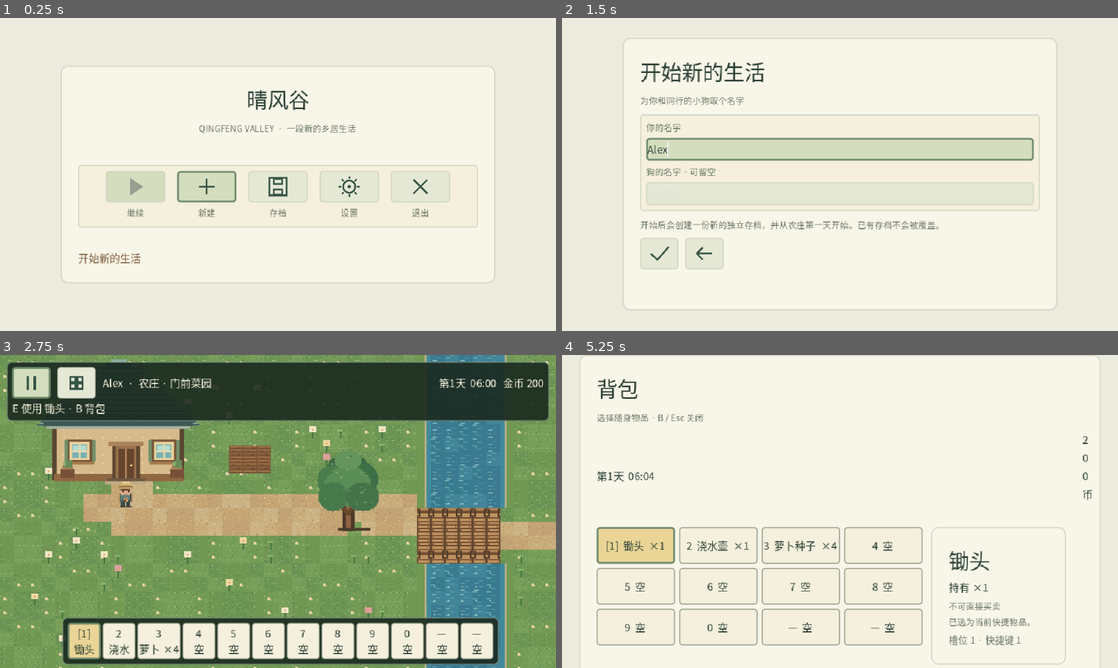
Above: before the commit, frames 1-4 (two rows, left to right).
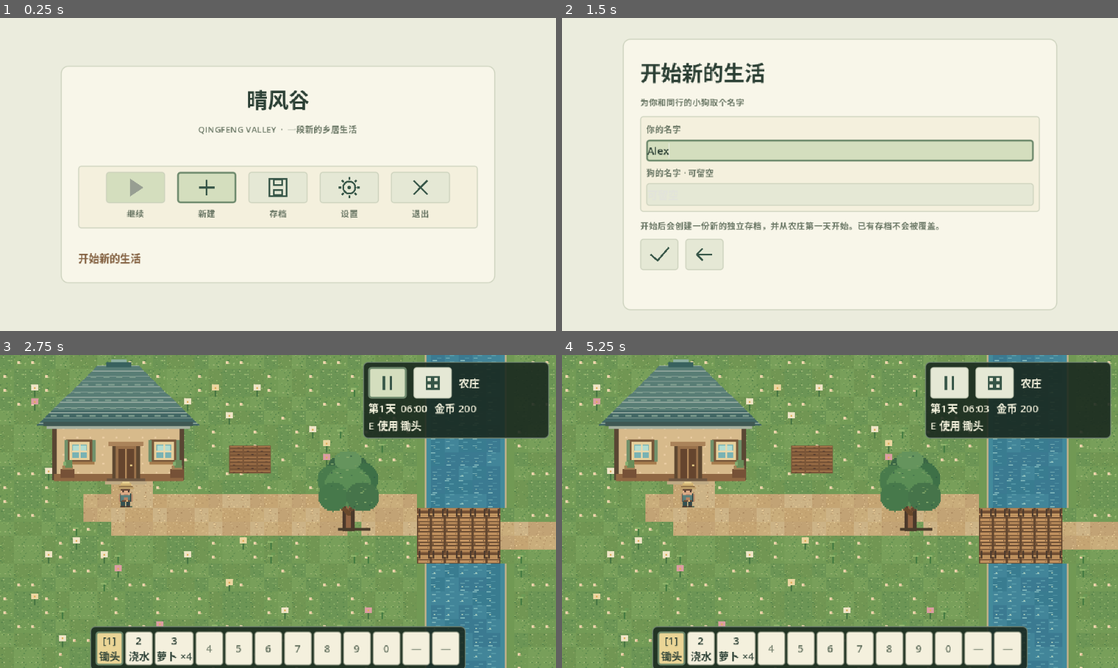
Above: after the commit, the same moments.

Repository: natefox2017/qingfeng
Game: Godot game, scene res://app/main.tscn
The game is run twice, just before and just after one commit, with the same random seed, the same clock (stepped at 60 frames per second) and the same inputs.
Inputs (mouse positions are in pixels of both pictures, inside the frame that each line leads up to):
- Up to frame 1 (0.25 s): no input
- Up to frame 2 (1.5 s): click (767, 187) at 0.52 s; click (840, 149) at 1.27 s; type "Alex" at 1.35 s
- Up to frame 3 (2.75 s): click (278, 530) at 1.5 s; type "Alex" at 1.58 s; click (100, 589) at 2.02 s
- Up to frame 4 (5.25 s): click (595, 383) at 2.77 s; click (951, 383) at 3.52 s; click (723, 602) at 4.27 s; click (639, 383) at 5.02 s

The runs differ from the first frame. In frame 1, 2.3% of the frame differs, in the area x 14-86%, y 22-79%; in frame 2, 4.9%; in frame 3, 25%; in frame 4, 94%, in the area x 0-100%, y 0-100%.

Commit message:
fix(n07): compact the gameplay HUD and stage pinned OFL CJK font import

Diff:
--- a/game/tests/hud_quickbar_test.gd
+++ b/game/tests/hud_quickbar_test.gd
@@ -56,6 +56,12 @@
 	await process_frame
 
 	check(view.hud_panel.visible and not view.panel.visible,"world HUD uses dedicated visible panel")
+	check(view.hud_panel.anchor_left==1.0 and view.hud_panel.custom_minimum_size.x<=220,"world status occupies a compact top-right corner, not a screen-width banner")
+	check(view.quickbar_panel.offset_right-view.quickbar_panel.offset_left<=440,"quickbar does not dominate the entire viewport")
+	var cjk: Font = view.theme.default_font
+	check(cjk != null and cjk.has_char("晴".unicode_at(0)) and cjk.has_char("谷".unicode_at(0)) and cjk.has_char("锄".unicode_at(0)),"bundled CJK font contains the game's visible Chinese characters")
+	var empty_slot := view.quickbar.get_child(1) as Button
+	check(empty_slot.text=="2" and empty_slot.tooltip_text.contains("空"),"empty quickbar slot is visually quiet while tooltip keeps its meaning")
 	check(view.quickbar_panel!=null and view.quickbar_panel.anchor_top==1.0,"quickbar panel is anchored to bottom")
 	check(view.quickbar!=null and view.quickbar.get_child_count()==12,"quickbar renders all twelve authoritative inventory slots")
 	var slot_one := view.quickbar.get_child(0) as Button
--- a/game/ui/pages/menu_view.gd
+++ b/game/ui/pages/menu_view.gd
@@ -39,7 +39,11 @@
 	subtitle=Label.new();UI_THEME.apply_text_role(subtitle,UI_THEME.ROLE_CAPTION);subtitle.autowrap_mode=TextServer.AUTOWRAP_WORD_SMART;column.add_child(subtitle)
 	body=VBoxContainer.new();body.add_theme_constant_override("separation",8);body.size_flags_vertical=Control.SIZE_EXPAND_FILL;column.add_child(body)
 	notice=Label.new();notice.autowrap_mode=TextServer.AUTOWRAP_WORD_SMART;UI_THEME.apply_text_role(notice,UI_THEME.ROLE_ERROR);column.add_child(notice)
-	hud_panel=PanelContainer.new();hud_panel.position=Vector2(8,8);hud_panel.custom_minimum_size=Vector2(624,0);hud_panel.add_theme_stylebox_override("panel",UI_THEME.hud_panel_style());hud_panel.visible=false;add_child(hud_panel)
+	hud_panel=PanelContainer.new()
+	hud_panel.anchor_left=1.0;hud_panel.anchor_right=1.0;hud_panel.anchor_top=0.0;hud_panel.anchor_bottom=0.0
+	hud_panel.offset_left=-222;hud_panel.offset_right=-8;hud_panel.offset_top=8;hud_panel.offset_bottom=8
+	hud_panel.custom_minimum_size=Vector2(214,0)
+	hud_panel.add_theme_stylebox_override("panel",UI_THEME.hud_panel_style());hud_panel.visible=false;add_child(hud_panel)
 	hud=VBoxContainer.new();hud.add_theme_constant_override("separation",2);hud_panel.add_child(hud)
 	file_dialog=FileDialog.new();file_dialog.file_mode=FileDialog.FILE_MODE_OPEN_FILE;file_dialog.access=FileDialog.ACCESS_FILESYSTEM;file_dialog.filters=PackedStringArray(["*.qfsave ; 晴风谷存档"]);file_dialog.title="选择要导入的存档";file_dialog.size=Vector2i(560,300)
 	file_dialog.theme=self.theme;add_child(file_dialog)
@@ -97,9 +101,11 @@
 		display_name = str(metadata.get("display_name",slot.item_id))
 		quantity = int(slot.quantity)
 	if compact:
-		var short_name := "空" if slot == null else display_name.left(2)
-		node.text = number_text+"\n"+short_name+("" if quantity <= 1 else " ×"+str(quantity))
+		var short_name := display_name.left(2)
+		node.text = number_text if slot == null else number_text+"\n"+short_name+("" if quantity <= 1 else " ×"+str(quantity))
 		node.custom_minimum_size = UI_THEME.QUICKBAR_SLOT_SIZE
+		if slot == null:
+			node.add_theme_color_override("font_color",UI_THEME.COLOR_MUTED)
 	else:
 		node.text = number_text+"  "+display_name+("" if quantity <= 0 else "  ×"+str(quantity))
 		node.custom_minimum_size = Vector2(90,42)
@@ -219,9 +225,9 @@
 	quickbar_panel.anchor_right=0.5
 	quickbar_panel.anchor_top=1.0
 	quickbar_panel.anchor_bottom=1.0
-	quickbar_panel.offset_left=-248
-	quickbar_panel.offset_right=248
-	quickbar_panel.offset_top=-58
+	quickbar_panel.offset_left=-216
+	quickbar_panel.offset_right=216
+	quickbar_panel.offset_top=-48
 	quickbar_panel.offset_bottom=-6
 	quickbar_panel.add_theme_stylebox_override("panel",UI_THEME.hud_panel_style())
 	add_child(quickbar_panel)
@@ -554,11 +560,12 @@
 			button(status,"pause","pause","暂停 / Esc")
 			if context.get("has_gameplay",false):
 				button(status,"inventory","inventory","背包 / B")
-			var text:=Label.new();text.text=context.get("player_name","")+"  ·  "+str(context.get("world_label","世界"));text.size_flags_horizontal=Control.SIZE_EXPAND_FILL;text.add_theme_color_override("font_color",UI_THEME.COLOR_HUD_TEXT);status.add_child(text)
+			var area:=Label.new();area.text=_space_display_name(String(context.get("space_id","")));area.size_flags_horizontal=Control.SIZE_EXPAND_FILL;area.add_theme_color_override("font_color",UI_THEME.COLOR_HUD_TEXT);status.add_child(area)
 			var gameplay: Dictionary = context.get("gameplay",{})
 			if gameplay.get("ok",false):
-				var clock_label:=Label.new();clock_label.text=_clock_text(gameplay.clock);clock_label.add_theme_color_override("font_color",UI_THEME.COLOR_HUD_TEXT);status.add_child(clock_label)
-				wallet_label=Label.new();wallet_label.text="金币 "+str(gameplay.wallet.money);wallet_label.add_theme_color_override("font_color",UI_THEME.COLOR_HUD_TEXT);status.add_child(wallet_label)
+				var stats:=row(hud)
+				var clock_label:=Label.new();clock_label.text=_clock_text(gameplay.clock);clock_label.add_theme_color_override("font_color",UI_THEME.COLOR_HUD_TEXT);stats.add_child(clock_label)
+				wallet_label=Label.new();wallet_label.text="金币 "+str(gameplay.wallet.money);wallet_label.add_theme_color_override("font_color",UI_THEME.COLOR_HUD_TEXT);stats.add_child(wallet_label)
 				var action_state: Dictionary = context.get("farm_action",{})
 				var hint:=Label.new()
 				if action_state.get("is_busy",false):
@@ -577,7 +584,7 @@
 						var selected_name:="空手"
 						if selected!=null:
 							selected_name=str(gameplay.items.get(String(selected.item_id),{}).get("display_name",selected.item_id))
-						hint.text="E 使用 "+selected_name+" · B 背包"
+						hint.text="E 使用 "+selected_name
 				hint.add_theme_color_override("font_color",UI_THEME.COLOR_HUD_TEXT);hud.add_child(hint)
 				_build_quickbar(gameplay)
 	if not context.get("error","").is_empty():notice.text=context.error
--- a/game/ui/theme/ui_theme.gd
+++ b/game/ui/theme/ui_theme.gd
@@ -1,6 +1,6 @@
 extends RefCounted
 ## Shared UI theme and semantic text/color tokens.
-## Font fallback remains development-only until N07 ships a verified bundled CJK font.
+## Use the pinned, bundled SIL OFL CJK font. No system-font dependency at runtime.
 
 const ROLE_BODY := &"body"
 const ROLE_CAPTION := &"caption"
@@ -40,7 +40,7 @@
 const CONTROL_RADIUS := 3
 const HUD_RADIUS := 5
 const HUD_MARGIN := 6.0
-const QUICKBAR_SLOT_SIZE := Vector2(38,42)
+const QUICKBAR_SLOT_SIZE := Vector2(32,34)
 
 static func _control_style(state: String) -> StyleBoxFlat:
 	var style := StyleBoxFlat.new()
@@ -88,9 +88,11 @@
 
 static func build() -> Theme:
 	var theme := Theme.new()
-	var font := SystemFont.new()
-	font.font_names = PackedStringArray(["Noto Sans CJK SC", "Microsoft YaHei", "PingFang SC", "sans-serif"])
-	theme.default_font = font
+	var font := load("res://assets/fonts/NotoSansCJKsc-Regular.otf") as FontFile
+	if font == null:
+		push_error("Bundled Noto Sans CJK SC font missing; UI cannot be rendered reliably.")
+	else:
+		theme.default_font = font
 	theme.default_font_size = FONT_BODY
 	for kind: String in ["Label", "Button", "CheckBox", "LineEdit"]:
 		theme.set_color("font_color", kind, COLOR_INK)
Not shown, added: .github/workflows/bundle-p0-font.yml
Not shown, added: tools/bundle_noto_cjk.py
